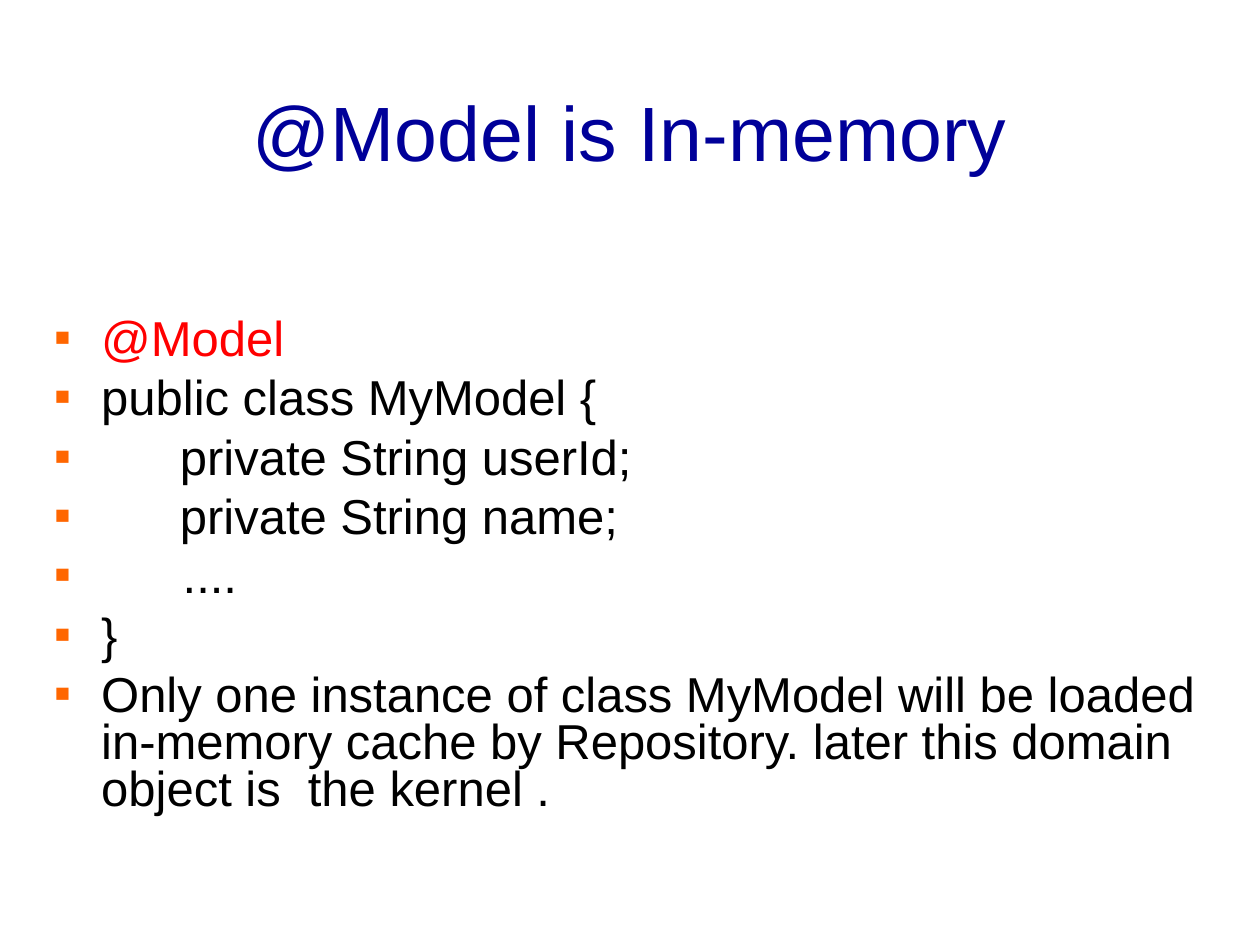
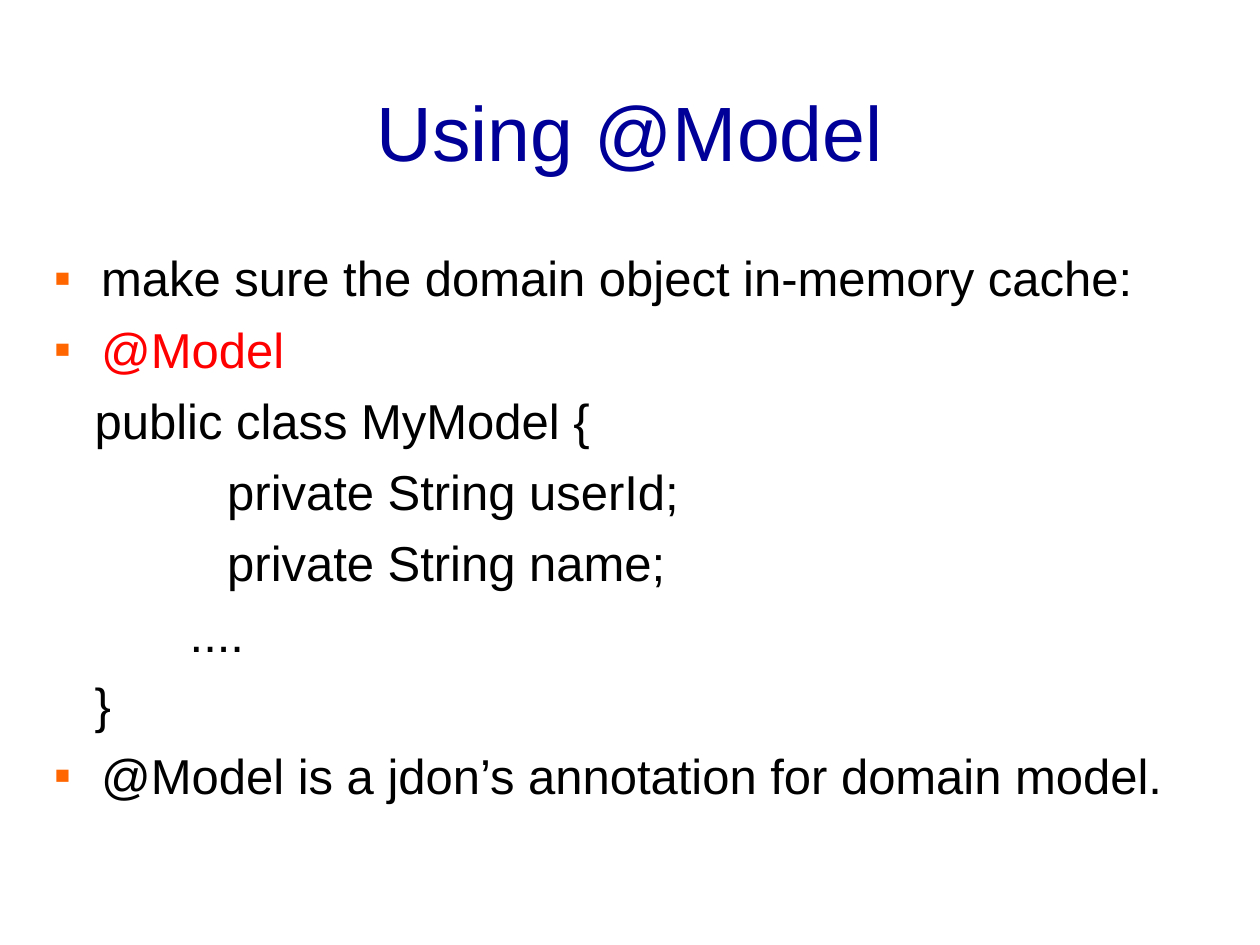
Before and after one commit to banq/jdonframework, a slide deck: slide 18 of doc/english/JdonFramework.ppt (slide 15 before the commit). Drawn at 1260x945 pixels with LibreOffice and Linux fonts; fonts in the diff are those of the drawing; background and template pictures are left out. Boxes give left, top, right and bottom in pixels: in the first picture for what was removed or moved away, otherwise in the second. Text is boxed around its words. In the diff, an @@ line names an element or a change of style, - is before the commit and + after.

```diff
--- a/doc/english/JdonFramework.ppt
+++ b/doc/english/JdonFramework.ppt
@@ title at (x1=377, y1=105, x2=883, y2=176): text changed @@
-@Model is In-memory
+Using @Model
@@ text at (x1=101, y1=260, x2=1132, y2=306): paragraph added @@
+▪ make sure the domain object in-memory cache:
@@ text at (x1=95, y1=332, x2=679, y2=591): line spacing 0.8 to 1; bullet ▪ to none @@
@@ text at (x1=101, y1=758, x2=1162, y2=804): text changed @@
-▪ Only one instance of class MyModel will be loaded in-memory cache by Repository. later this domain object is the kernel .
+▪ @Model is a jdon’s annotation for domain model.
```
Also in this commit, not shown: 5 other slides changed, 5 slides added, 1 slide removed, 1 other file.
